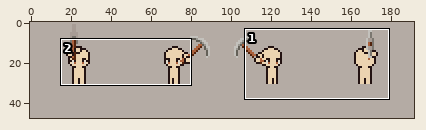
Edited in one commit: pixel-art file (Aseprite/ani/boy.aseprite). Above, an overview of the earlier version with the close-up marked.
Close-up. The starting point:
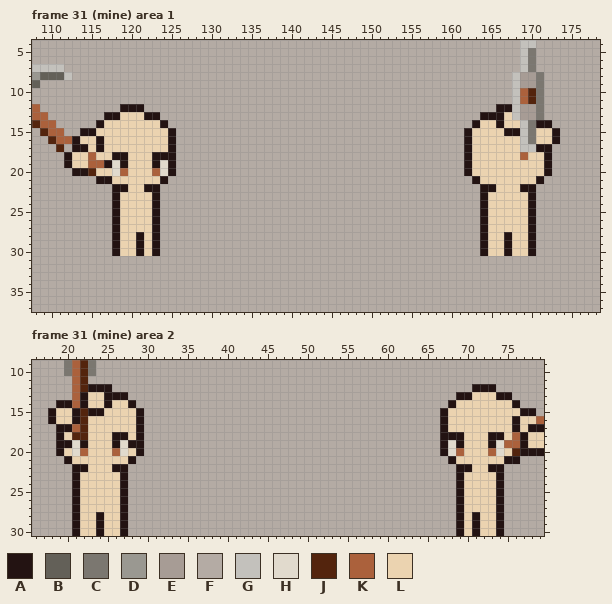
192x48 pixels, 56 frames. Colours within 5 levels of each other are drawn and written as one. Shown: frame 31 (mine) area 1: x 108..178, y 4..37; frame 31 (mine) area 2: x 16..79, y 9..30. The commit also changed other frames or places, which this record leaves out.
Visible layers, top first: "tool", "动画/hand", "动画/hair01 _duan", "动画/cloth", "动画/body", "new/BG".
Palette (. is transparent): A #231312  B #636058  C #7b7770  D #9a9891  E #a79c95  F #b4aba4  G #c3c1bc  H #e1dacd  J #53240d  K #ab613c  L #ebd3b0
Pixels before, frame 31 (mine) area 1 (only the part around the change), first column x 108:
 6 FFFFFFFFFFFFFFFFFFFFFFFFFFFFFFFFFFFFFFFFFFFFFFFFFFFFFFFFFFFFFGCFFFFFFFF
 7 GGGGFFFFFFFFFFFFFFFFFFFFFFFFFFFFFFFFFFFFFFFFFFFFFFFFFFFFFFFFFGCFFFFFFFF
 8 DBBBGFFFFFFFFFFFFFFFFFFFFFFFFFFFFFFFFFFFFFFFFFFFFFFFFFFFFFFFGEECFFFFFFF
 9 BFFFFFFFFFFFFFFFFFFFFFFFFFFFFFFFFFFFFFFFFFFFFFFFFFFFFFFFFFFFGEECFFFFFFF
10 FFFFFFFFFFFFFFFFFFFFFFFFFFFFFFFFFFFFFFFFFFFFFFFFFFFFFFFFFFFFGKJCFFFFFFF
11 FFFFFFFFFFFFFFFFFFFFFFFFFFFFFFFFFFFFFFFFFFFFFFFFFFFFFFFFFFFFGKJCFFFFFFF
12 KFFFFFFFFFFAAAFFFFFFFFFFFFFFFFFFFFFFFFFFFFFFFFFFFFFFFFFFFFAAGEECFFFFFFF
13 KKFFFFFFFAALLLAAFFFFFFFFFFFFFFFFFFFFFFFFFFFFFFFFFFFFFFFFAAALGEECFFFFFFF
14 JKKFFFFFALLLLLLLAFFFFFFFFFFFFFFFFFFFFFFFFFFFFFFFFFFFFFFALLALLGCAAFFFFFF
15 FJKKFFAALLLLLLLLLAFFFFFFFFFFFFFFFFFFFFFFFFFFFFFFFFFFFFALLLLAAGCLLAFFFFF
16 FFJKKALLALLLLLLLLAFFFFFFFFFFFFFFFFFFFFFFFFFFFFFFFFFFFFALLLLLLGCLLAFFFFF
17 FFFJFAALALLLLLLLLAFFFFFFFFFFFFFFFFFFFFFFFFFFFFFFFFFFFFALLLLLLGGAAFFFFFF
18 FFFFALLKLLAALLLAAAFFFFFFFFFFFFFFFFFFFFFFFFFFFFFFFFFFFFALLLLLLKLLAFFFFFF
19 FFFFALLKKAHALLLAHAFFFFFFFFFFFFFFFFFFFFFFFFFFFFFFFFFFFFALLLLLLLLLAFFFFFF
20 FFFFFAAJLLHKLLLKHAFFFFFFFFFFFFFFFFFFFFFFFFFFFFFFFFFFFFALLLLLLLLLAFFFFFF
21 FFFFFFFFAALLLLLLAFFFFFFFFFFFFFFFFFFFFFFFFFFFFFFFFFFFFFFALLLLLLLAFFFFFFF
22 FFFFFFFFFFAALLAAFFFFFFFFFFFFFFFFFFFFFFFFFFFFFFFFFFFFFFFFAALLLAAFFFFFFFF
23 FFFFFFFFFFALLLLAFFFFFFFFFFFFFFFFFFFFFFFFFFFFFFFFFFFFFFFFALLLLLAFFFFFFFF
24 FFFFFFFFFFALLLLAFFFFFFFFFFFFFFFFFFFFFFFFFFFFFFFFFFFFFFFFALLLLLAFFFFFFFF
25 FFFFFFFFFFALLLLAFFFFFFFFFFFFFFFFFFFFFFFFFFFFFFFFFFFFFFFFALLLLLAFFFFFFFF
26 FFFFFFFFFFALLLLAFFFFFFFFFFFFFFFFFFFFFFFFFFFFFFFFFFFFFFFFALLLLLAFFFFFFFF
27 FFFFFFFFFFALLLLAFFFFFFFFFFFFFFFFFFFFFFFFFFFFFFFFFFFFFFFFALLLLLAFFFFFFFF
28 FFFFFFFFFFALLALAFFFFFFFFFFFFFFFFFFFFFFFFFFFFFFFFFFFFFFFFALLALLAFFFFFFFF
29 FFFFFFFFFFALLALAFFFFFFFFFFFFFFFFFFFFFFFFFFFFFFFFFFFFFFFFALLALLAFFFFFFFF
30 FFFFFFFFFFALLALAFFFFFFFFFFFFFFFFFFFFFFFFFFFFFFFFFFFFFFFFALLALLAFFFFFFFF
31 FFFFFFFFFFFFFFFFFFFFFFFFFFFFFFFFFFFFFFFFFFFFFFFFFFFFFFFFFFFFFFFFFFFFFFF
32 FFFFFFFFFFFFFFFFFFFFFFFFFFFFFFFFFFFFFFFFFFFFFFFFFFFFFFFFFFFFFFFFFFFFFFF
33 FFFFFFFFFFFFFFFFFFFFFFFFFFFFFFFFFFFFFFFFFFFFFFFFFFFFFFFFFFFFFFFFFFFFFFF
34 FFFFFFFFFFFFFFFFFFFFFFFFFFFFFFFFFFFFFFFFFFFFFFFFFFFFFFFFFFFFFFFFFFFFFFF
35 FFFFFFFFFFFFFFFFFFFFFFFFFFFFFFFFFFFFFFFFFFFFFFFFFFFFFFFFFFFFFFFFFFFFFFF
36 FFFFFFFFFFFFFFFFFFFFFFFFFFFFFFFFFFFFFFFFFFFFFFFFFFFFFFFFFFFFFFFFFFFFFFF
37 FFFFFFFFFFFFFFFFFFFFFFFFFFFFFFFFFFFFFFFFFFFFFFFFFFFFFFFFFFFFFFFFFFFFFFF
Pixels before, frame 31 (mine) area 2, first column x 16:
 9 FFFFCKJCFFFFFFFFFFFFFFFFFFFFFFFFFFFFFFFFFFFFFFFFFFFFFFFFFFFFFFFF
10 FFFFCKJCFFFFFFFFFFFFFFFFFFFFFFFFFFFFFFFFFFFFFFFFFFFFFFFFFFFFFFFF
11 FFFFFKJFFFFFFFFFFFFFFFFFFFFFFFFFFFFFFFFFFFFFFFFFFFFFFFFFFFFFFFFF
12 FFFFFKJAAAFFFFFFFFFFFFFFFFFFFFFFFFFFFFFFFFFFFFFFFFFFFFFAAAFFFFFF
13 FFFFFKALLAAAFFFFFFFFFFFFFFFFFFFFFFFFFFFFFFFFFFFFFFFFFAALLLAAFFFF
14 FFFAAKALLALLAFFFFFFFFFFFFFFFFFFFFFFFFFFFFFFFFFFFFFFFALLLLLLLAFFF
15 FFALLAJAALLLLAFFFFFFFFFFFFFFFFFFFFFFFFFFFFFFFFFFFFFALLLLLLLLLAAF
16 FFALLAJLLLLLLAFFFFFFFFFFFFFFFFFFFFFFFFFFFFFFFFFFFFFALLLLLLLLALLK
17 FFFAAKJLLLLLLAFFFFFFFFFFFFFFFFFFFFFFFFFFFFFFFFFFFFFALLLLLLLLALAA
18 FFFALJJLLLAALAFFFFFFFFFFFFFFFFFFFFFFFFFFFFFFFFFFFFFAAALLLAALKALL
19 FFFAAHALLLAHAAFFFFFFFFFFFFFFFFFFFFFFFFFFFFFFFFFFFFFAHALLLAHKKALL
20 FFFALHKLLLKHLAFFFFFFFFFFFFFFFFFFFFFFFFFFFFFFFFFFFFFAHKLLLKHLJAAA
21 FFFFALLLLLLLAFFFFFFFFFFFFFFFFFFFFFFFFFFFFFFFFFFFFFFFALLLLLLAAFFF
22 FFFFFAALLLAAFFFFFFFFFFFFFFFFFFFFFFFFFFFFFFFFFFFFFFFFFAALLAAFFFFF
23 FFFFFALLLLLAFFFFFFFFFFFFFFFFFFFFFFFFFFFFFFFFFFFFFFFFFALLLLAFFFFF
24 FFFFFALLLLLAFFFFFFFFFFFFFFFFFFFFFFFFFFFFFFFFFFFFFFFFFALLLLAFFFFF
25 FFFFFALLLLLAFFFFFFFFFFFFFFFFFFFFFFFFFFFFFFFFFFFFFFFFFALLLLAFFFFF
26 FFFFFALLLLLAFFFFFFFFFFFFFFFFFFFFFFFFFFFFFFFFFFFFFFFFFALLLLAFFFFF
27 FFFFFALLLLLAFFFFFFFFFFFFFFFFFFFFFFFFFFFFFFFFFFFFFFFFFALLLLAFFFFF
28 FFFFFALLALLAFFFFFFFFFFFFFFFFFFFFFFFFFFFFFFFFFFFFFFFFFALALLAFFFFF
29 FFFFFALLALLAFFFFFFFFFFFFFFFFFFFFFFFFFFFFFFFFFFFFFFFFFALALLAFFFFF
30 FFFFFALLALLAFFFFFFFFFFFFFFFFFFFFFFFFFFFFFFFFFFFFFFFFFALALLAFFFFF
Now the later version:
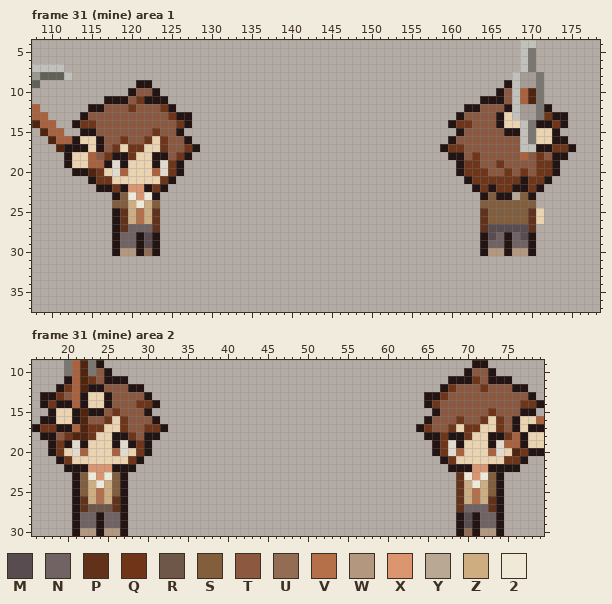
Colours new in this view: M #594c51  N #716263  P #61311a  Q #703519  R #6e5648  S #835e3c  T #8c5940  U #926d54  V #b5704a  W #b4977f  X #db956f  Y #b9a994  Z #ceae81  2 #f1e9d7
The edit:
layer "动画/hair01 _duan 复制 复制" added
Frame 31 (mine) area 1, layers "动画/hair01 _duan 复制 复制", "动画/cloth":
y 9: x 121..122 FF -> AA; x 167 F -> A
y 10: x 120..123 FFFF -> ATTA; x 166..167 FF -> AT
y 11: x 117..124 FFFFFFFF -> AAATQAAA; x 164..167 FFFF -> AAAT
y 12: x 115..125 FFFFAAAFFFF -> AATTTQTTTQA; x 162..166 FFFFA -> AATTT; x 172 F -> A
y 13: x 114..127 FFFAALLLAAFFFF -> ATTTTTTTTTTQAA; x 161..165 FFFAA -> ATTTT; x 172..174 FFF -> QAA
y 14: x 113..127 FFFALLLLLLLAFFF -> AQQTTTTTTTTTTQA; x 160..165 FFFALL -> AQQTTT; x 173..174 FF -> QA
y 15: x 116..126 LLLLLLLLLAF -> TTTTTTTQTTA; x 161..166 FALLLL -> ATTTTT
y 16: x 117..122 LLLLLL -> TTQTTQ; x 124..127 LAFF -> QTTA; x 160..168 FFALLLLLL -> ATTTTTTTT; x 174 F -> A
y 17: x 112 F -> A; x 117..118 LL -> TQ; x 120..121 LL -> QQ; x 124..128 LAFFF -> QTTQA; x 159..168 FFFALLLLLL -> AQQTTTTTTT; x 173..175 FFF -> QQA
y 18: x 116..117 LL -> TQ; x 120 L -> Q; x 125..127 AFF -> TQA; x 160..168 FFALLLLLL -> AATQTTTTT; x 170..174 LLAFF -> TQTAA
y 19: x 125..126 AF -> QA; x 161..173 FALLLLLLLLLAF -> AQQTTQTTTTQQA
y 20: x 116 L -> Q; x 125..126 AF -> QA; x 161..173 FALLLLLLLLLAF -> AQQQTTQTQTQQA
y 21: x 115..117 FAA -> AQQ; x 124..125 AF -> QA; x 162..172 FALLLLLLLAF -> AQQQQQQAQQA
y 22: x 116..118 FFA -> AAQ; x 120..121 LL -> XX; x 123..124 AF -> QA; x 163..164 FA -> AQ; x 166..168 LLL -> QQA; x 170..171 AF -> QA
y 23: x 119..122 LLLL -> S2X2; x 165..169 LLLLL -> SAAYS
y 24: x 118..123 ALLLLA -> SSZ2ZS; x 164..170 ALLLLLA -> SSSSSSS
y 25..26: x 119..123 LLLLA -> PZVZP; x 164..171 ALLLLLAF -> PSSSSSPL
y 27: x 119..123 LLLLA -> PNNNP; x 164..170 ALLLLLA -> PMMMMMP
y 28: x 119..120 LL -> NN; x 122 L -> M; x 165..166 LL -> MN; x 168..169 LL -> NM
y 29: x 119..120 LL -> NN; x 122 L -> M; x 165..166 LL -> NN; x 168..169 LL -> NN
y 30: x 119..120 LL -> WW; x 122 L -> U; x 165..166 LL -> WW; x 168..169 LL -> WW
Frame 31 (mine) area 2, layers "动画/hair01 _duan 复制 复制", "动画/cloth":
y 9: x 24 F -> A; x 71..72 FF -> AA
y 10: x 24..25 FF -> TA; x 70..73 FFFF -> ATTA
y 11: x 20 F -> A; x 23..27 FFFFF -> QTAAA; x 68..75 FFFFFFFF -> AAAQTAAA
y 12: x 19..20 FF -> AQ; x 25..29 AFFFF -> TTTAA; x 67..77 FFFFAAAFFFF -> AQTTTQTTTAA
y 13: x 17..20 FFFF -> AAQT; x 26..30 AAFFF -> TTTTA; x 65..78 FFFFAALLLAAFFF -> AAQTTTTTTTTTTA
y 14: x 17..18 FF -> AQ; x 26..31 LLAFFF -> TTTQQA; x 65..79 FFFALLLLLLLAFFF -> AQTTTTTTTTTTQQA
y 15: x 25..30 LLLLAF -> TQTTTA; x 66..76 FALLLLLLLLL -> ATTTTTTQTTT
y 16: x 17 F -> A; x 23..25 LLL -> TTQ; x 27..31 LLAFF -> QTTTA; x 65..72 FFALLLLL -> ATTTQTTQ; x 74..75 LL -> QT
y 17: x 16..18 FFF -> AQQ; x 23..24 LL -> QQ; x 27..32 LLAFFF -> QTTQQA; x 64..68 FFFAL -> AQTTQ; x 70..71 LL -> QQ; x 74..75 LL -> QT
y 18: x 17..20 FFAL -> AATQ; x 23 L -> Q; x 28..31 LAFF -> QTAA; x 65..67 FFA -> AAQ; x 70 L -> Q; x 75 L -> Q
y 19: x 18..19 FA -> AQ; x 29..30 AF -> QA; x 66..67 FA -> AQ
y 20: x 18..19 FA -> AQ; x 29..30 AF -> QA; x 66..67 FA -> AQ; x 77 A -> Q
y 21: x 19..20 FA -> AQ; x 28..29 AF -> QA; x 67..68 FA -> AQ; x 75..77 AAF -> QQA
y 22: x 20 F -> A; x 23..25 LLL -> XXX; x 28 F -> A; x 68 F -> A; x 71..72 LL -> XX; x 75..76 FF -> AA
y 23: x 22..26 LLLLL -> S2X2S; x 69..73 ALLLL -> P2X2S
y 24: x 22..26 LLLLL -> SZ2ZS; x 69..73 ALLLL -> PZ2ZS
y 25: x 22..26 LLLLL -> SZVZS; x 69..73 ALLLL -> PZVZS
y 26: x 22..26 LLLLL -> PZVZP; x 69..73 ALLLL -> PZVZP
y 27: x 22..26 LLLLL -> PRRRP; x 69..73 ALLLL -> PNNNP
y 28..29: x 22..23 LL -> NN; x 25..26 LL -> NN; x 70 L -> M; x 72..73 LL -> NN
y 30: x 22..23 LL -> WW; x 25..26 LL -> WW; x 70 L -> U; x 72..73 LL -> WW
Where, in picture pixels (left, top, right, bottom), the same in both close-ups:
changed: (64, 80, 200, 256)
changed: (440, 80, 576, 256)
changed: (32, 360, 168, 536)
changed: (416, 360, 544, 536)
